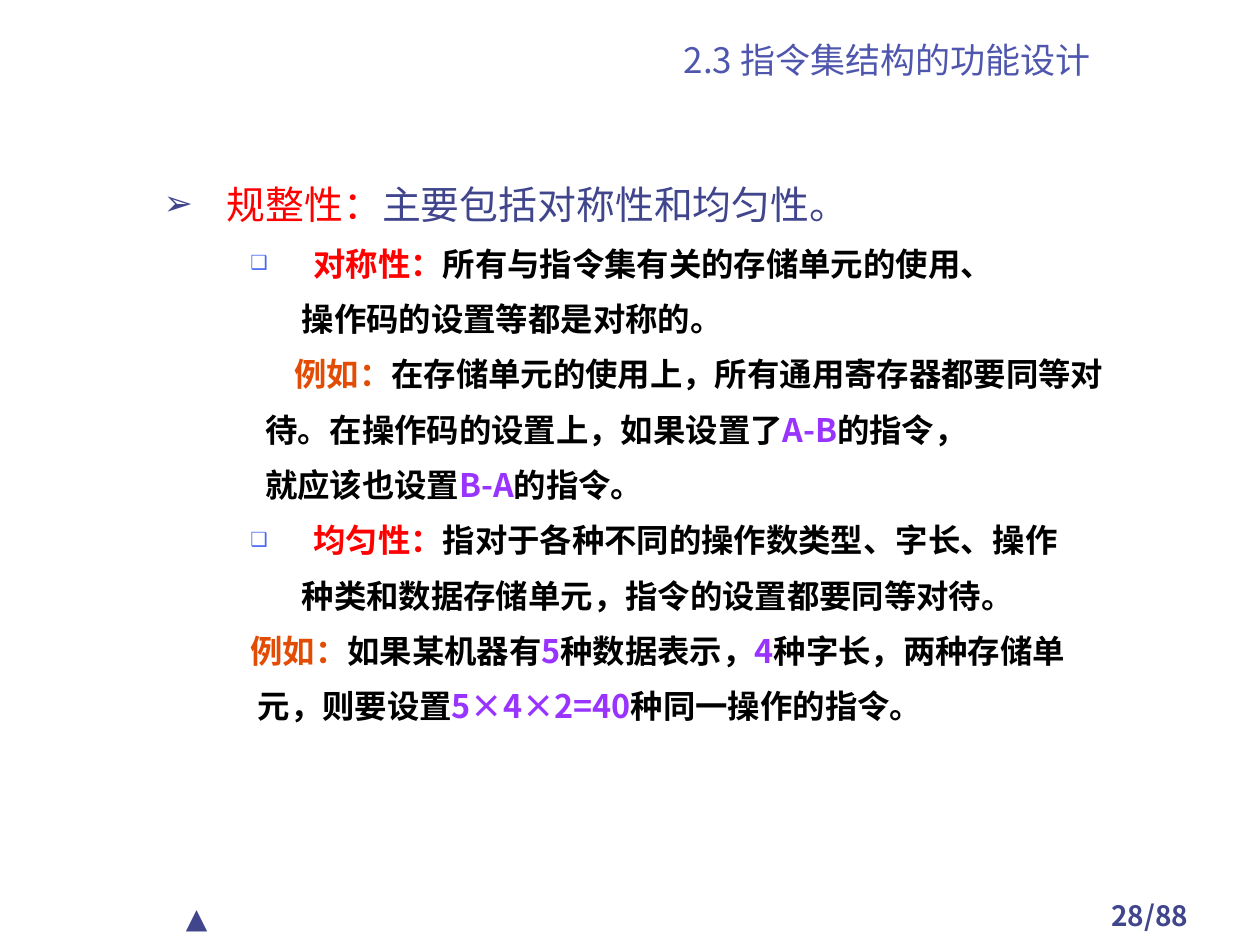
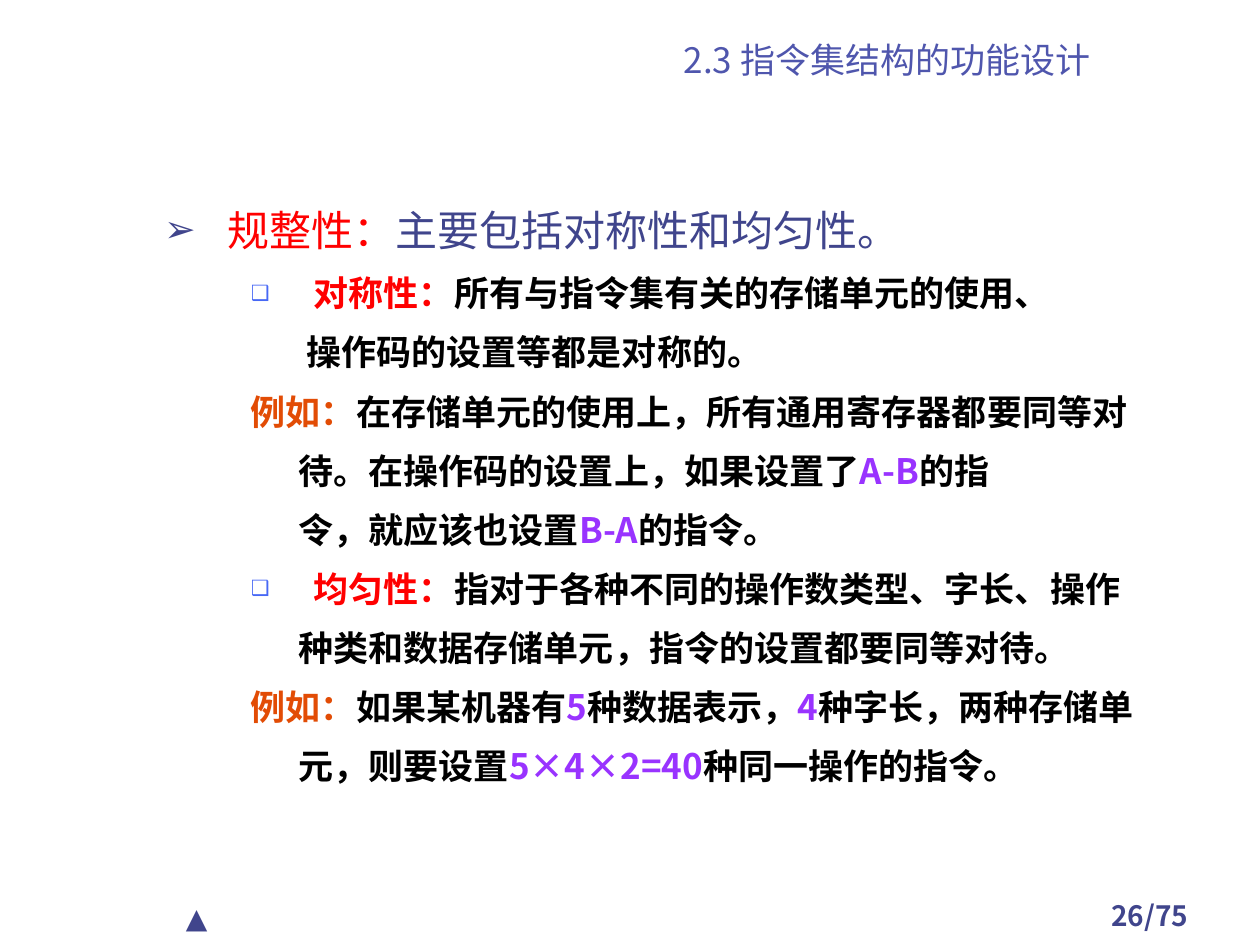
Before and after one commit to TangciuYueng/CA, a slide deck: slide 26 of 第2章 计算机指令集结构.ppt (slide 28 before the commit). Drawn at 1260x945 pixels with LibreOffice and Linux fonts; fonts in the diff are those of the drawing; background and template pictures are left out. Boxes give left, top, right and bottom in pixels: in the first picture for what was removed or moved away, otherwise in the second. Text is boxed around its words. In the diff, an @@ line names an element or a change of style, - is before the commit and + after.

```diff
--- a/第2章 计算机指令集结构.ppt
+++ b/第2章 计算机指令集结构.ppt
@@ text "规整性：主要包括对称性和均匀性。": place and size @@
-text "规整性：主要包括对称性和均匀性。" at bbox=[227, 186, 1103, 723]
+text "规整性：主要包括对称性和均匀性。" at bbox=[227, 210, 1134, 784]
@@ text at bbox=[227, 210, 1134, 784]: size 22.2 to 24 pt in "规整性：主要包括对称性和均匀性。"; size 18.5 to 20 pt in "对称性：所有与指令集有关的存储单元的使用、", "操作码的设置等都是对称的。", "例如：在存储单元的使用上，所有通用寄存器都要同等对", "均匀性：指对于各种不同的操作数类型、字长、操作" and 3 more places @@
@@ text at bbox=[299, 454, 990, 548]: text changed; size 18.5 to 20 pt @@
-    待。在操作码的设置上，如果设置了A-B的指令，
-    就应该也设置B-A的指令。
+    待。在操作码的设置上，如果设置了A-B的指
+    令，就应该也设置B-A的指令。
@@ page number at bbox=[1111, 903, 1188, 931]: text changed @@
-28/88
+26/75
```
Also in this commit, not shown: 47 other slides changed, 1 slide added, 13 slides removed, 17 other files.
